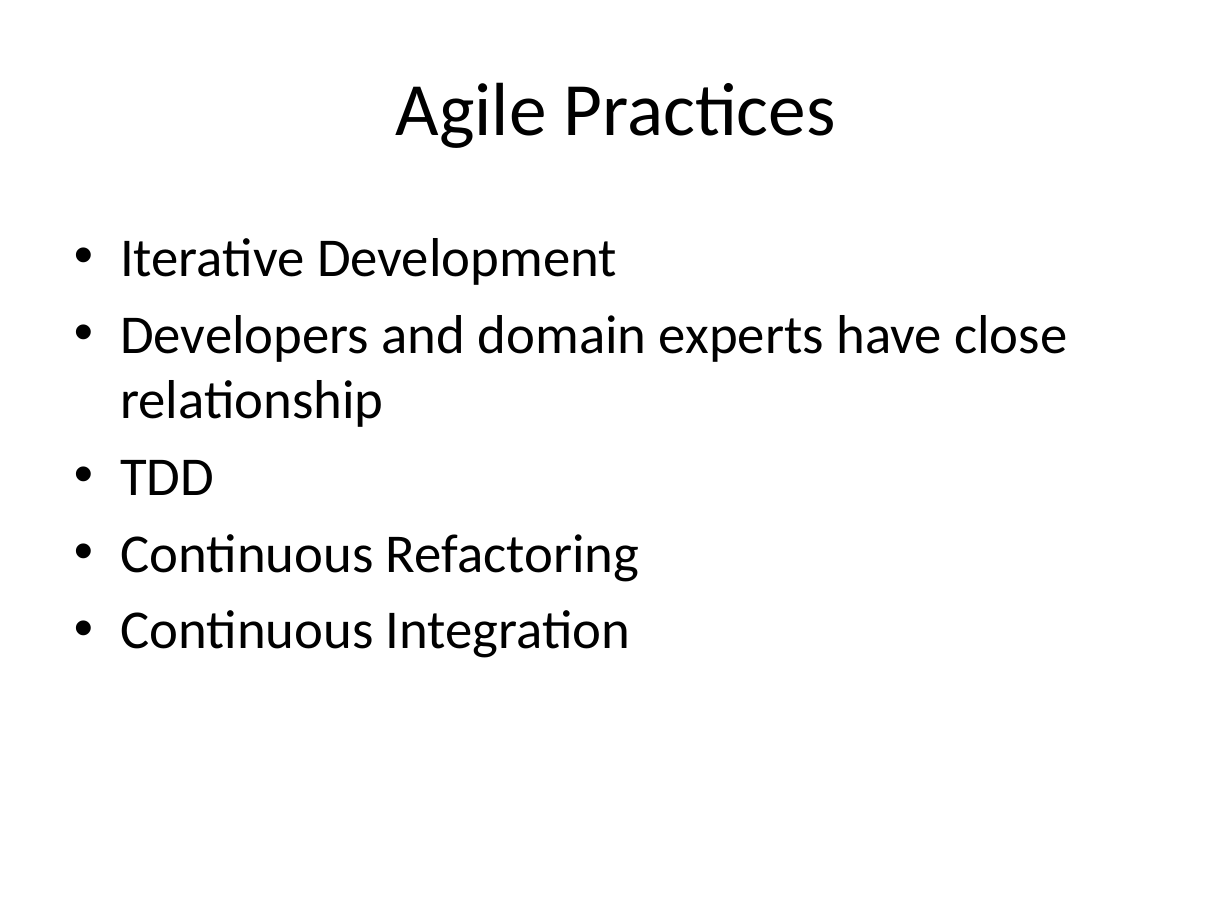
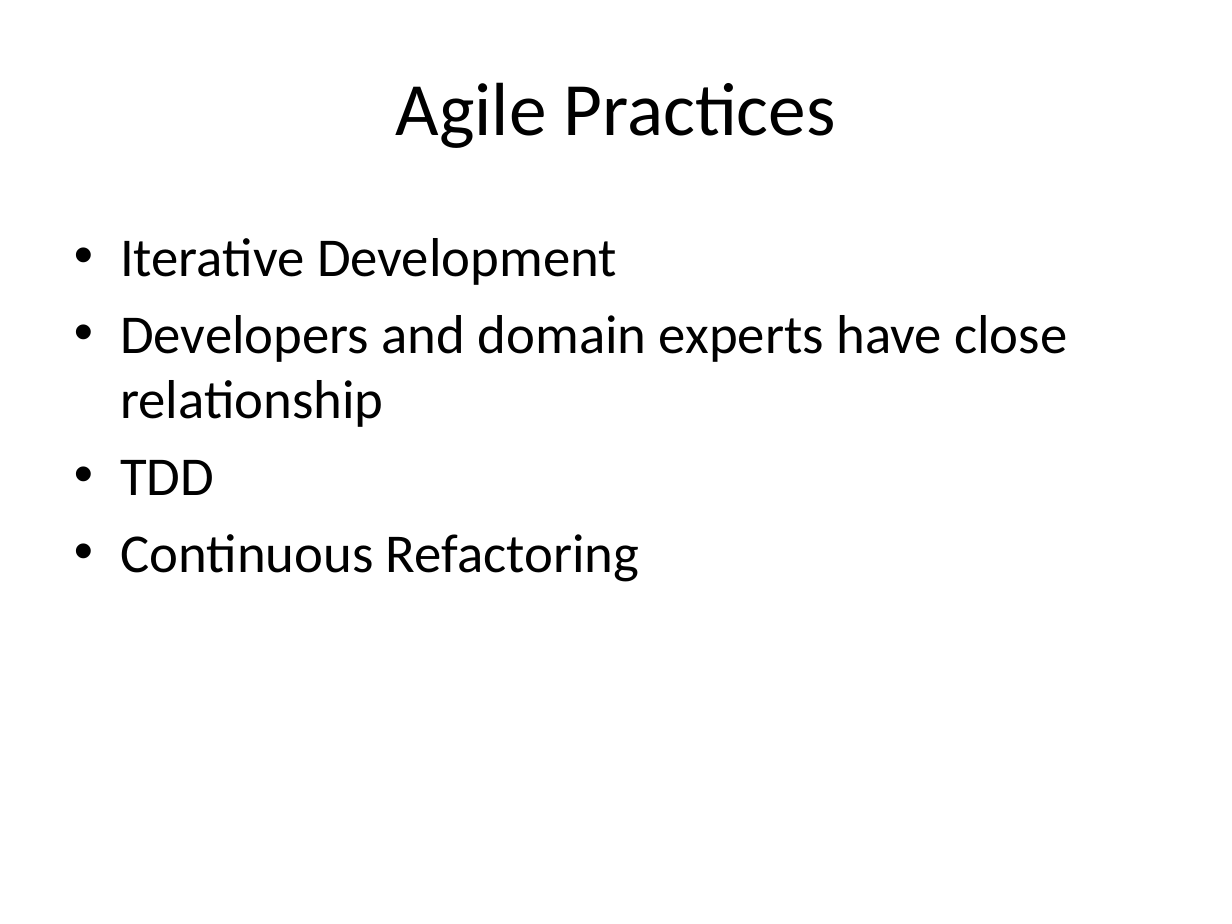
Before and after one commit to arturtv/dddpresentation, a slide deck: slide 52 of Domain-DrivenDesign.A.Trosin.pptx. Drawn at 1232x924 pixels with LibreOffice and Linux fonts; fonts in the diff are those of the drawing. Boxes give left, top, right and bottom in pixels: in the first picture for what was removed or moved away, otherwise in the second. Text is boxed around its words. In the diff, an @@ line names an element or a change of style, - is before the commit and + after.

```diff
--- a/Domain-DrivenDesign.A.Trosin.pptx
+++ b/Domain-DrivenDesign.A.Trosin.pptx
@@ text at [120, 610, 631, 658]: paragraph removed @@
-• Continuous Integration
```
Also in this commit, not shown: 5 other slides changed.
